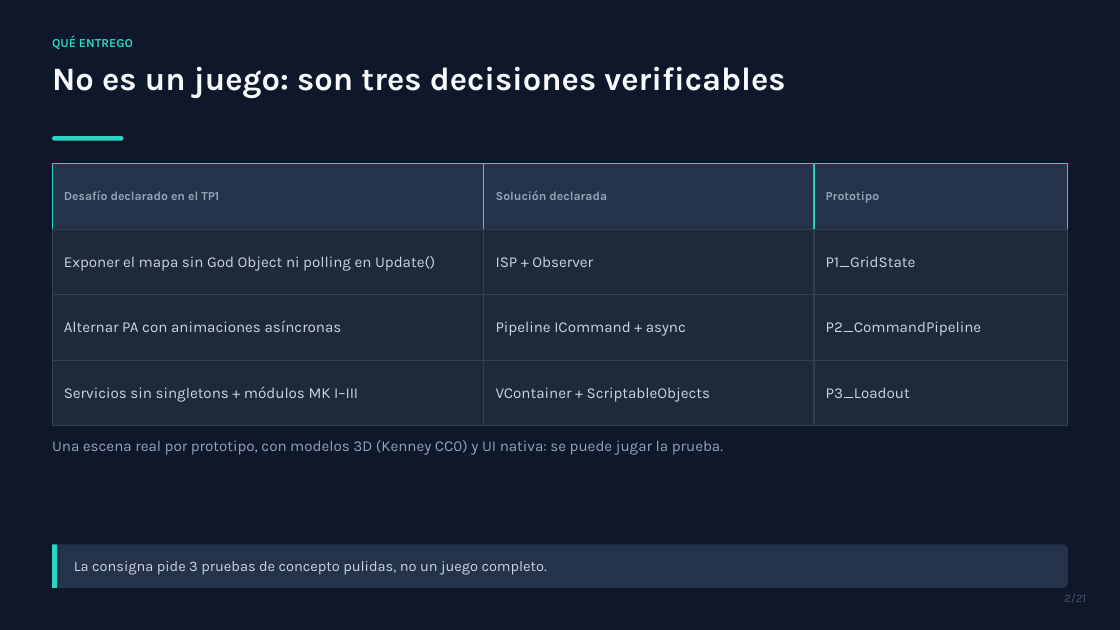
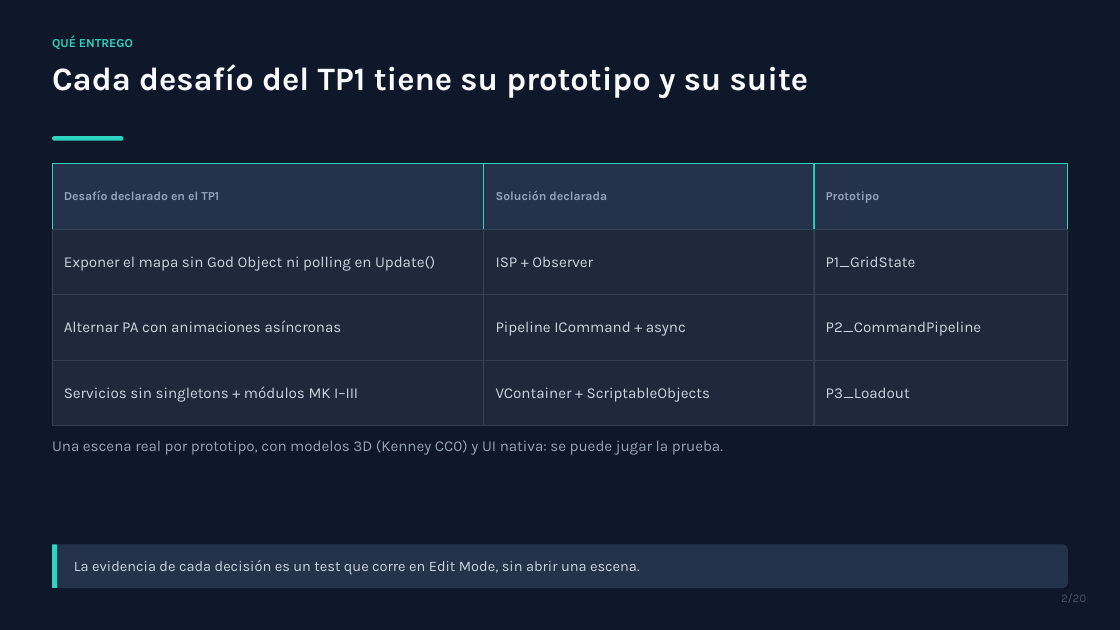
Before and after one commit to SenKetZu/HexPG, a slide deck: slide 2 of docs/presentacion/TP2-VoidHex-Tactics.pptx. Drawn at 1120x630 pixels with LibreOffice and Linux fonts; fonts in the diff are those of the drawing. Boxes give left, top, right and bottom in pixels: in the first picture for what was removed or moved away, otherwise in the second. Text is boxed around its words. In the diff, an @@ line names an element or a change of style, - is before the commit and + after.

Commit message:
Rebuild the deck: drop the layers slide, remove rubric phrasing, show the real test code

```diff
--- a/docs/presentacion/TP2-VoidHex-Tactics.pptx
+++ b/docs/presentacion/TP2-VoidHex-Tactics.pptx
@@ text at (52, 64, 809, 98): text changed @@
-No es un juego: son tres decisiones verificables
+Cada desafío del TP1 tiene su prototipo y su suite
@@ text at (74, 560, 640, 575): text changed @@
-La consigna pide 3 pruebas de concepto pulidas, no un juego completo.
+La evidencia de cada decisión es un test que corre en Edit Mode, sin abrir una escena.
@@ text at (1061, 594, 1086, 602): text changed @@
-2/21
+2/20
```
Also in this commit, not shown: 18 other slides changed, 1 slide added, 2 slides removed, 2 other files.
